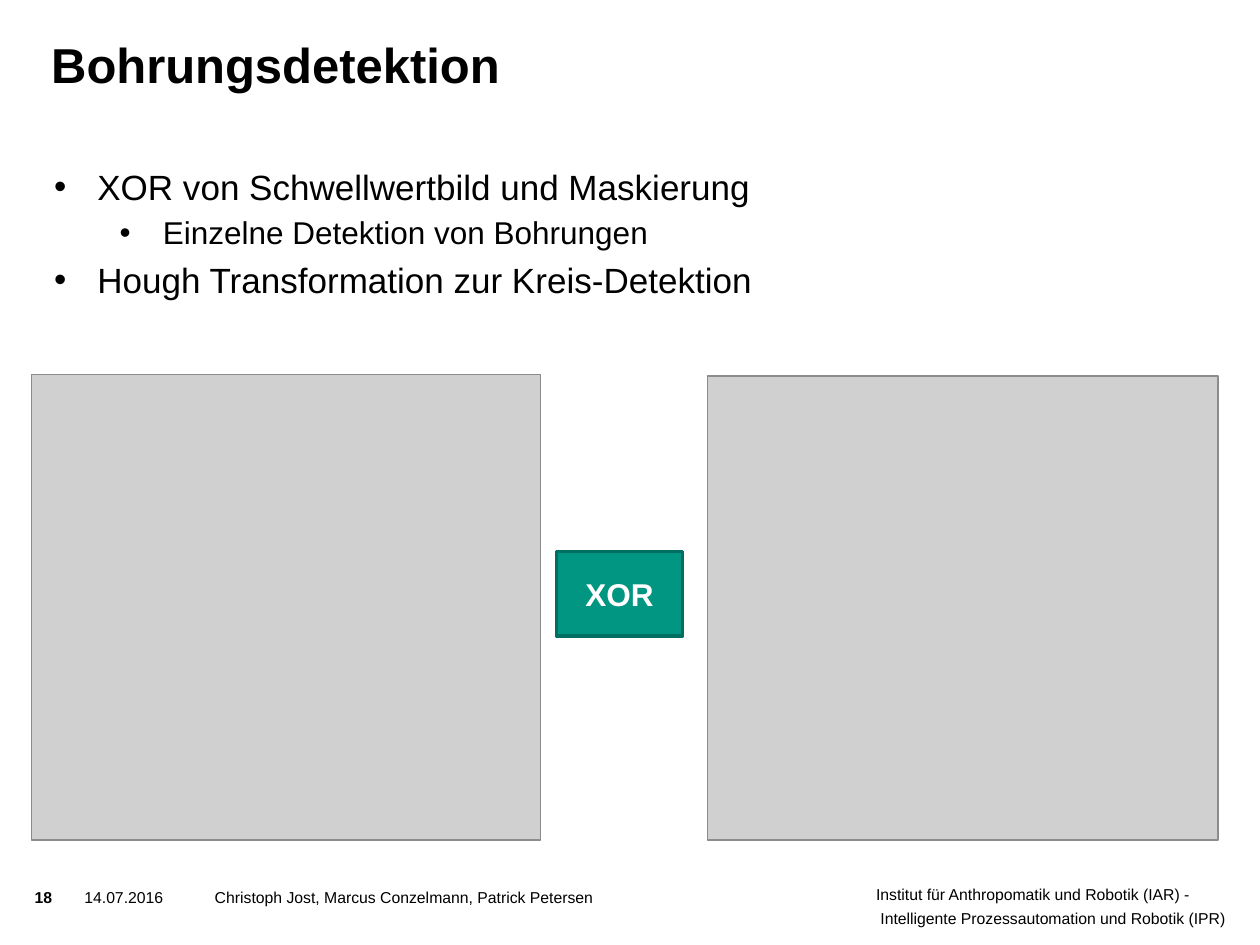
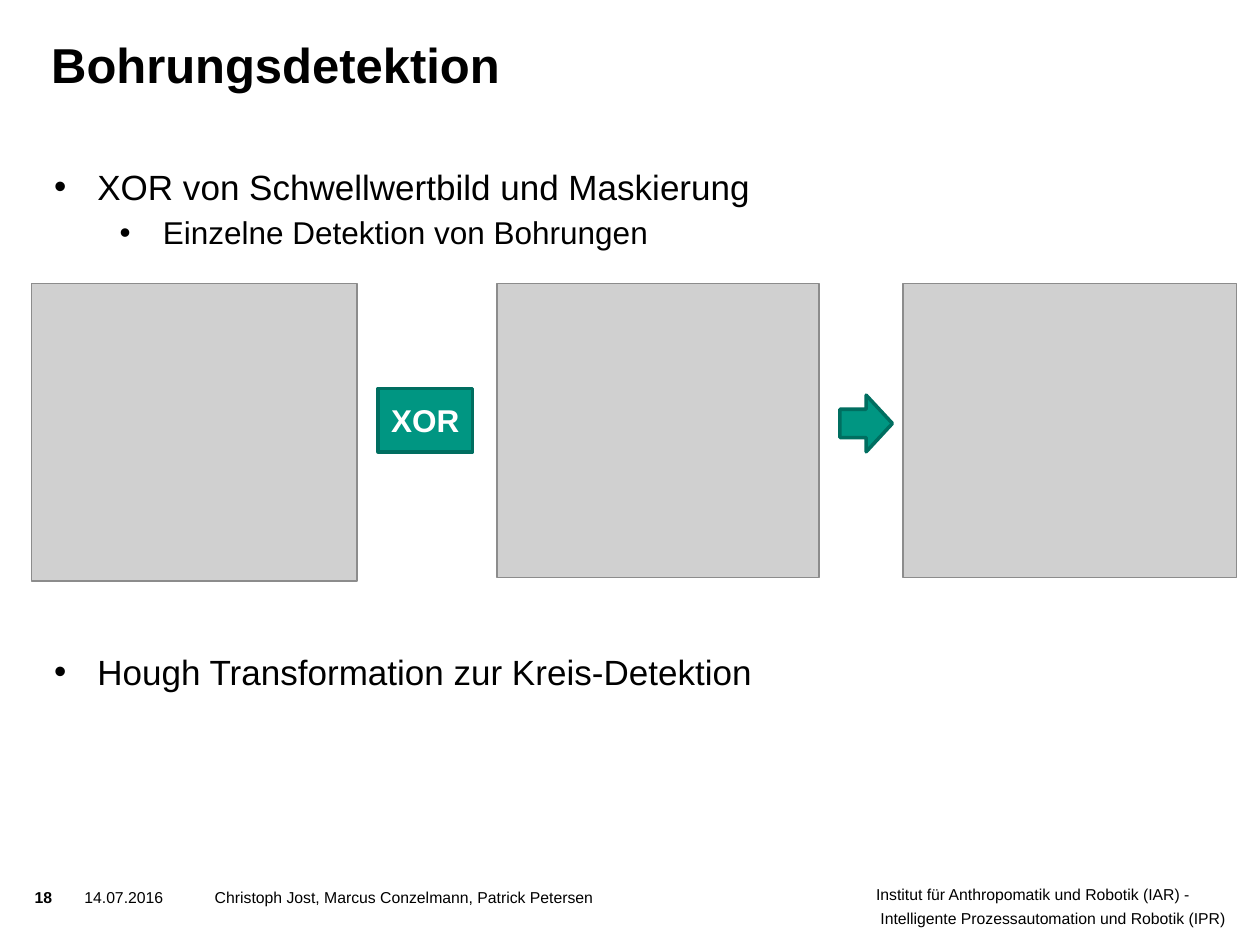
Before and after one commit to ThePrimus/VisualInspection, a slide deck: slide 18 of Praesentation/Vorlage Präsentation.pptx. Drawn at 1260x945 pixels with LibreOffice and Linux fonts; fonts in the diff are those of the drawing; grey boxes stand for pictures; background and template pictures are left out. Boxes give left, top, right and bottom in pixels: in the first picture for what was removed or moved away, otherwise in the second. Text is boxed around its words. In the diff, an @@ line names an element or a change of style, - is before the commit and + after.

```diff
--- a/Praesentation/Vorlage Präsentation.pptx
+++ b/Praesentation/Vorlage Präsentation.pptx
@@ text "XOR von Schwellwertbild und Maskierung" rewrapped from (x1=97, y1=174, x2=751, y2=300) to (x1=97, y1=174, x2=751, y2=692) @@
@@ picture resized from (x1=32, y1=374, x2=541, y2=839) to (x1=32, y1=284, x2=357, y2=581) @@
@@ picture added at (x1=496, y1=284, x2=819, y2=577) @@
@@ picture resized from (x1=707, y1=375, x2=1217, y2=839) to (x1=903, y1=284, x2=1237, y2=577) @@
@@ rectangle "XOR" resized from (x1=557, y1=552, x2=683, y2=636) to (x1=378, y1=388, x2=472, y2=451) @@
@@ right arrow added at (x1=840, y1=396, x2=893, y2=452), fill #009682, outline #006F60 2 pt @@
```
Also in this commit, not shown: 1 other slide changed.
